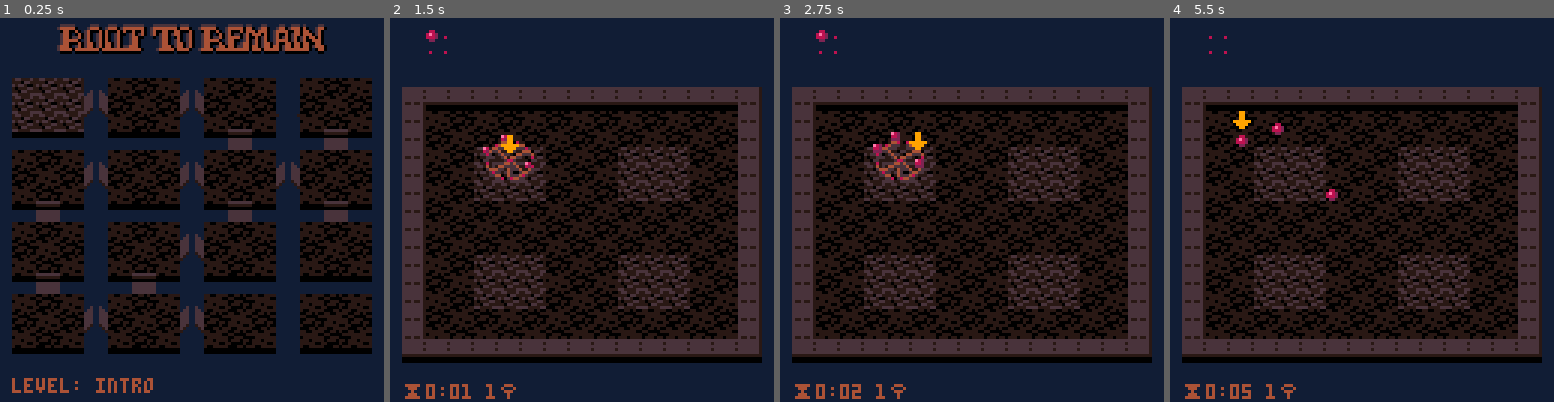
Above: before the commit, frames 1-4 (left to right).
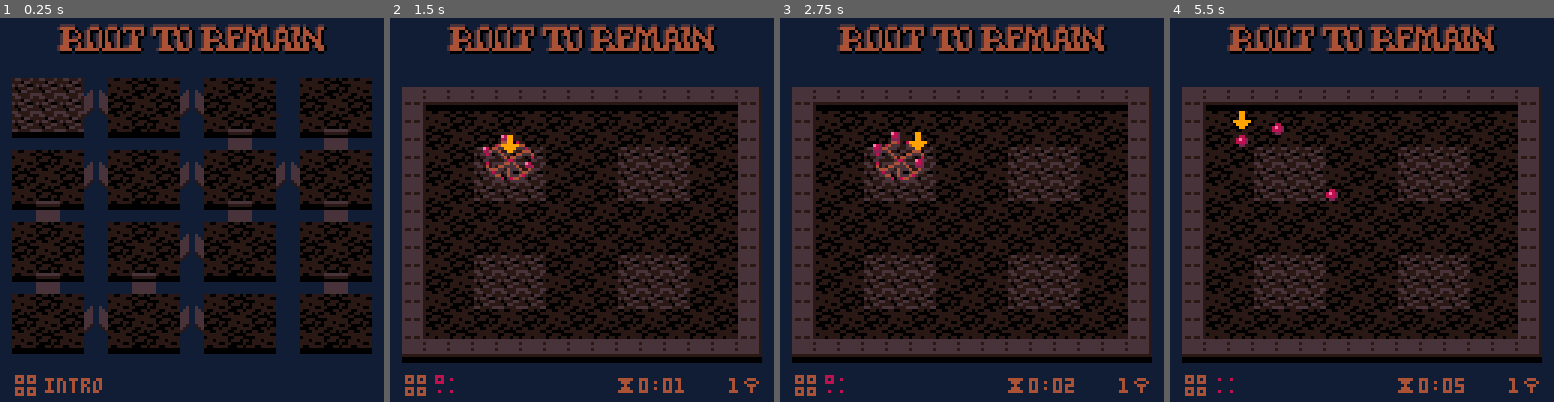
Above: after the commit, the same moments.

Repository: erwinbonsma/WhereToRootPico8
Game: PICO-8 cartridge wheretoroot.p8
Same seed, same stepped clock (60 frames per second), same inputs: the game is played once before the commit and once after it.
Inputs:
- Up to frame 1 (0.25 s): no input
- Up to frame 2 (1.5 s): tap X (X key) at 0.33, 1.07 s
- Up to frame 3 (2.75 s): hold Right 1.6-2.1 s; tap X (X key) at 1.85 s; hold Up 2.15-2.42 s; hold Right from 2.47 s (still down)
- Up to frame 4 (5.5 s): tap X (X key) at 2.97, 4.08, 5.2 s; release Right at 3.03 s; hold Left 3.08-3.58 s; hold Down 3.63-3.97 s; hold Right 4.02-4.68 s; hold Up 4.73-5.03 s; hold Left from 5.08 s (still down)

The runs differ from the first frame. In frame 1, 1.1% of the frame differs, in the area x 3-91%, y 66-99%; in frame 2, 5.6%; in frame 3, 5.7%, in the area x 3-97%, y 1-100%; in frame 4, 5.6%.

Commit message:
Improve stats and goal display
Show icon for each goal type.
Display goal progress accordingly.

Display status consistently in game and level menu.

Show game logo also in main game screen.

Diff:
--- a/wheretoroot.p8
+++ b/wheretoroot.p8
@@ -261,6 +261,23 @@
  pal(0)
 end
 
+function print_time(
+ time_taken,x,y
+)
+ local str=time_str(time_taken)
+ print(
+  "⧗"..str,x-#str*4-6,y
+ )
+end
+
+function print_trees(trees,x,y)
+ local str=""..trees
+ print(
+  str..treechar,x-#str*4-6,y
+ )
+end
+
+
 stats={}
 
 function stats:new()
@@ -281,6 +298,8 @@
  dset(0,vmajor)
  dset(1,vminor)
 
+-- dset(30,0)
+
  return o
 end
 
@@ -288,12 +307,16 @@
  level,time_taken,total_trees
 )
  local cur=self:get_stats(level)
- dset(level*2,
-  min(cur.total_trees,
-   min(total_trees,999)))
- dset(level*2+1,
-  min(cur.time_taken,
-   min(time_taken,5999)))
+ if cur==nil then
+  cur={
+   total_trees=999,
+   time_taken=3599
+  }
+ end
+ dset(level*2,min(total_trees,
+  cur.total_trees))
+ dset(level*2+1,min(time_taken,
+  cur.time_taken))
 end
 
 function stats:is_done(level)
@@ -307,19 +330,7 @@
    total_trees=trees,
    time_taken=dget(level*2+1)
   }
- else
-  return {
-   total_trees=999,
-   time_taken=5999
-  }
- end
-end
-
-function stats:stats_str(level)
- local s=self:get_stats(level)
- return "⧗"..time_str(
-  s.time_taken
- ).." "..s.total_trees..treechar
+ end
 end
 
 function stats:update()
@@ -335,7 +346,7 @@
  drawlogo()
 
  print(
-  "level     time   trees",
+  "level      time  trees",
   20,15,9
  )
 
@@ -346,15 +357,9 @@
   print(ld.name,20,y)
   if self:is_done(n) then
    local s=self:get_stats(n)
-   local str=time_str(
-    s.time_taken
-   )
-   print(
-    "⧗"..str,76-#str*4,y
-   )
-   str=""..s.total_trees
-   print(
-    str..treechar,102-#str*4,y
+   print_time(s.time_taken,78,y)
+   print_trees(
+    s.total_trees,108,y
    )
   end
  end
@@ -375,7 +380,7 @@
   o.hbridges[b]=true
  end
  o.vbridges={}
- for b in all({2,3,4,6,7,8,9}) do
+ for b in all({2,3,4,6,7,8,9,11}) do
   o.vbridges[b]=true
  end
 
@@ -410,9 +415,15 @@
  self.cx=pos%4
  self.cy=flr(pos/4)
  self.lvl=levelmenu_pos[pos+1]
- self.tree=stats:is_done(
-  self.lvl
- )
+ if self.lvl>0 then
+  self.tree=stats:is_done(
+   self.lvl
+  )
+  self.goal=level_goal(self.lvl)
+ else
+  self.tree=false
+  self.goal=nil
+ end
 
  for x=1,3 do
   for y=1,3 do
@@ -554,16 +565,24 @@
   return
  end
 
+ spr(
+  self.goal.sprite_idx,5,119
+ )
  local name=level_defs[
   self.lvl
  ].name
- print("level: "..name,4,120,4)
-
- if stats:is_done(self.lvl) then
-  local s=stats:stats_str(
-   self.lvl
+ print(name,15,120,4)
+
+ local s=stats:get_stats(
+  self.lvl
+ )
+ if s!=nil then
+  print_time(
+   s.time_taken,97,120
   )
-  print(s,185-#s*4,120,4)
+  print_trees(
+   s.total_trees,123,120
+  )
  end
 end
 -->8
@@ -996,6 +1015,10 @@
   o.counts[plyr]=pc
  end
  o.winner=nil
+
+ o.sprite_idx=(
+  #areas>1 and 22 or 23
+ )
 
  return o
 end
@@ -1046,20 +1069,24 @@
 end
 
 function areagoal:draw()
- local x=10
+ spr(self.sprite_idx,5,119)
+
+ if (#self.areas==1) return
+
+ local x=15
  local c=self.counts
  for p in all(self.players) do
   pal(p.pal)
   for n,a in pairs(self.areas) do
-   local sx=x+flr((n%4)/2)*5
-   local sy=2+((n+1)%2)*5
+   local sx=x+flr((n%4)/2)*4
+   local sy=119+((n+1)%2)*4
    if c[p][a]>0 then
-    spr(5,sx,sy)
+    spr(26,sx,sy)
    else
-    spr(1,sx,sy-1)
+    pset(sx+1,sy+1,6)
    end
   end
-  x+=32
+  x+=8
  end
  pal(0)
 end
@@ -1093,6 +1120,8 @@
  end
  o.winner=nil
 
+ o.sprite_idx=24
+
  return o
 end
 
@@ -1125,20 +1154,19 @@
 end
 
 function treegoal:draw()
- local x=10
+ spr(self.sprite_idx,5,119)
+
+ local x=13
  local c=self.counts
  for p in all(self.players) do
   pal(p.pal)
   for n=0,self.target-1 do
-   local sy=n%2*5
-   local sx=x+flr(n/2)*5
-   if self.counts[p]>n then
-    spr(5,sx,sy)
-   else
-    spr(1,sx,sy-1)
-   end
-  end
-  x+=26
+   spr(
+    c[p]>n and 27 or 28,x,119
+   )
+   x+=2
+  end
+  x+=4
  end
  pal(0)
 end
@@ -1159,6 +1187,8 @@
  end
  o.total=0
  o.winner=nil
+
+ o.sprite_idx=25
 
  return o
 end
@@ -1188,18 +1218,48 @@
 end
 
 function killgoal:draw()
- local sy=0
- local sx=8
+ spr(self.sprite_idx,5,119)
+
+ local x=7
+ local c=self.counts
  for p in all(self.players) do
-  pal(p.pal)
-  if self.counts[p]>0 then
-   spr(5,sx,sy)
-  else
-   spr(1,sx,sy-1)
-  end
-  sx+=8
+  if x>7 then
+   pal(p.pal)
+   spr(
+    c[p]>0 and 16 or 17,x,117
+   )
+  end
+  x+=8
  end
  pal(0)
+end
+
+function level_goal(
+ level,players
+)
+ local ld=level_defs[
+  level
+ ].data
+ players=players or {}
+
+ if ld.goals then
+  local areas={}
+  for args in all(ld.goals) do
+   add(areas,rectgoal(args))
+  end
+
+  return areagoal:new(
+   areas,players
+  )
+ elseif ld.weeds then
+  return killgoal:new(
+   grid,players
+  )
+ else
+  return treegoal:new(
+   grid,players,ld.target
+  )
+ end
 end
 -->8
 --animations
@@ -2268,24 +2328,9 @@
   add(trees,t)
  end
 
- if ld.goals then
-  local areas={}
-  for args in all(ld.goals) do
-   add(areas,rectgoal(args))
-  end
-
-  self.goal=areagoal:new(
-   areas,self.players
-  )
- elseif ld.weeds then
-  self.goal=killgoal:new(
-   grid,self.players
-  )
- else
-  self.goal=treegoal:new(
-   grid,self.players,ld.target
-  )
- end
+ self.goal=level_goal(
+  level,self.players
+ )
  grid:add_observer(self.goal)
 
  for t in all(trees) do
@@ -2381,6 +2426,7 @@
 
  camera()
 
+ drawlogo()
  self.goal:draw()
  if self.msg!=nil then
   print(
@@ -2388,18 +2434,15 @@
   )
  end
 
- local ts=time_str(
-  self.time_taken
- )
- print(
-  "⧗"..ts,4,122,
-  self.time_hi and 11 or 4
- )
+ color(self.time_hi and 11 or 4)
+ print_time(
+  self.time_taken,97,120
+ )
+
  local human=self.players[1]
- print(
-  human.total_trees..treechar,
-  16+4*#ts,122,
-  self.tree_hi and 11 or 4
+ color(self.tree_hi and 11 or 4)
+ print_trees(
+  human.total_trees,123,120
  )
 end
 
@@ -2419,14 +2462,14 @@
 00700700000600000006500000005000000555000005500006777760006666000000000000000000000000000000000000000000006665000067650000066000
 00000000000000000000000000000000000000000000000000677600000660000000000000000000000000000000000000000000000000000600006000000000
 00000000000000000000000000000000000000000000000000066000000000000000000000000000000000000000000000000000000000000000000060000006
-00000000000000000000000000000000000000000000000000000000000000000000000000000000000000000000000000000000000000000000000000000000
-00000000000000000000000000000000000000000007700000000000000000000000000000000000000000000000000000000000000000000000000000000000
-00000000000000000000000000000000000070000077770000000000000000000000000000000000000000000000000000000000000770000000000060000000
-00000000000000000000000000000000000777000067750000000000000000000000000000000000000000000000000000000000007777000600000000000060
-00000000000000000007700000077700000675000066650000000000000000000000000000000000000000000000000000000000006775000007760000000000
-00000000000600000006500000066500000060000006600000000000000000000000000000000000000000000000000000000000006665000067750000077000
-00000000000000000000000000000000000000000000000000000000000000000000000000000000000000000000000000000000000000000600006000000000
-00000000000000000000000000000000000000000000000000000000000000000000000000000000000000000000000000000000000000000000000060000006
+00000000000000000000000000000000000000000000000044404440404040404444440000444000666000000000000000000000000000000000000000000000
+00000000000000000000000000000000000000000007700040404040440404000400040004000400606000000000000000000000000000000000000000000000
+00000000000000000000000000000000000070000077770044404440404040400040000040444040666000006600000005000000000770000000000060000000
+00666000000000000000000000000000000777000067750000000000440404000004000040404040000000006600000005000000007777000600000000000060
+06000600000000000007700000077700000675000066650044404440404040400040000040444040000000006600000005000000006775000007760000000000
+06060600000600000006500000066500000060000006600040404040400000000400040004000400000000000000000000000000006665000067750000077000
+06000600000000000000000000000000000000000000000044404440400000004444440000444000000000000000000000000000000000000600006000000000
+00666000000000000000000000000000000000000000000000000000000000000000000000000000000000000000000000000000000000000000000060000006
 44444000004440004440044444440004444444404440000444440000444440440004400004400444040000440000000000000000000000000000000011155111
 04400400040004040004040040040004004400440004000044004000400040444044400044440044044000400000000000000000000000000000000015555551
 04400040040004040004000040040004004400440004000044000400400000404440400040040044044400400000000000000000000000000000000055555555
